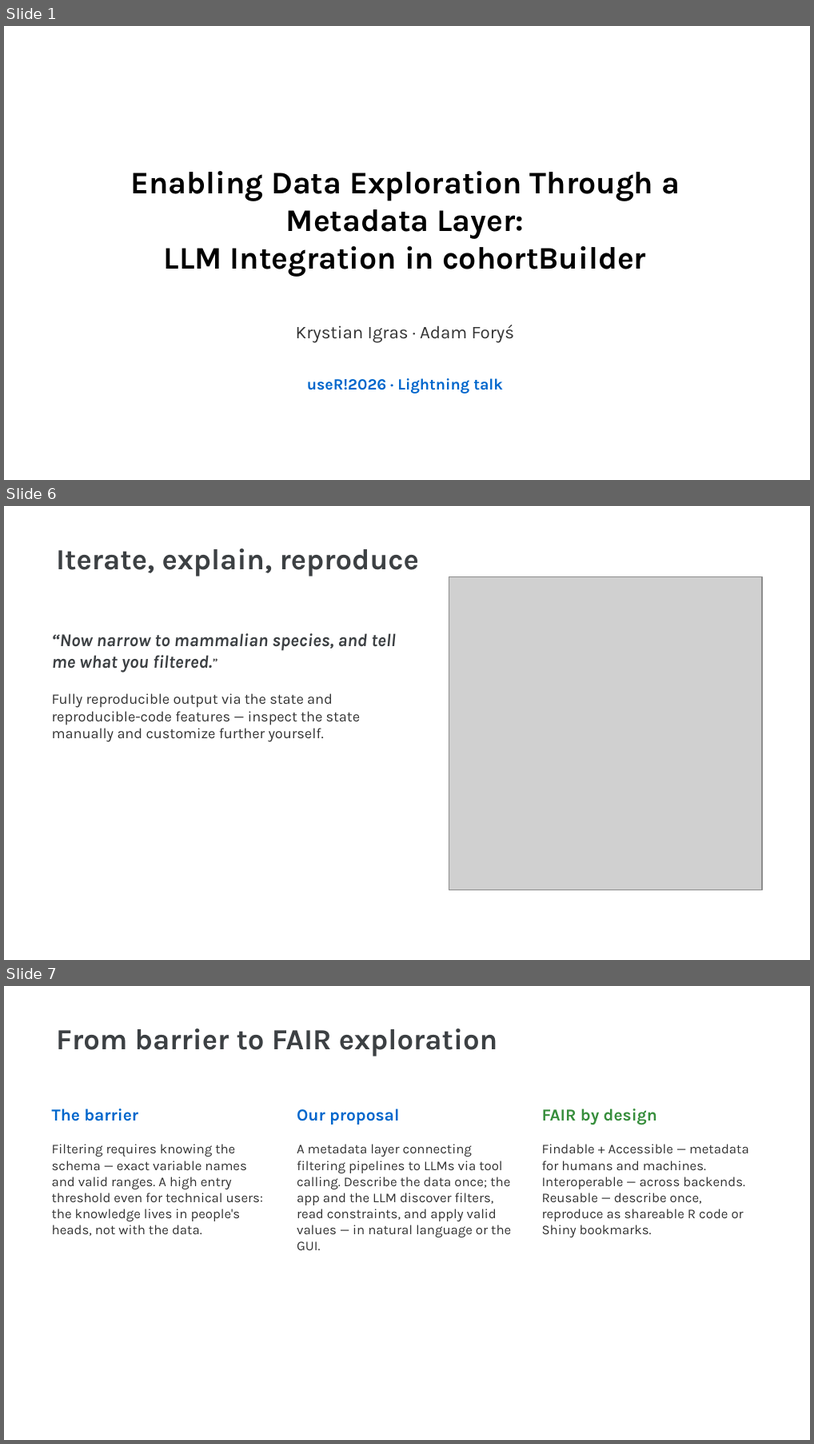
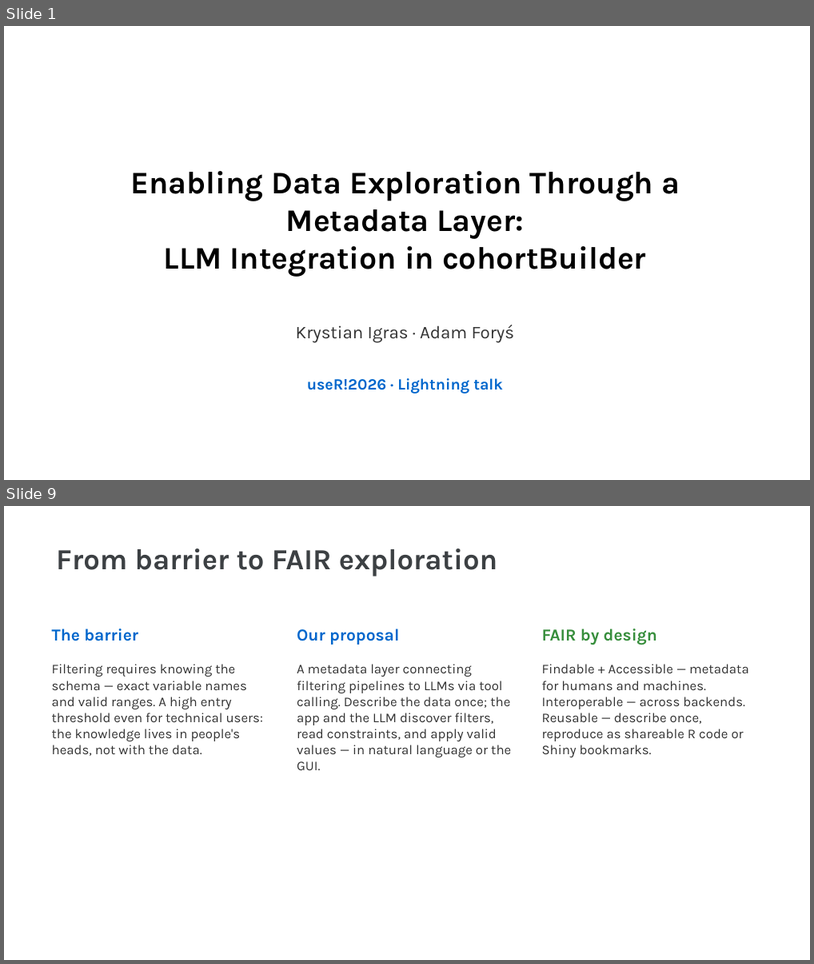
Before and after one commit to r-world-devs/shinyCohortBuilder, a slide deck: tutorials/User!2026.pptx. Shown one above the other, each under a label of ours: slides 1, 6 and 7 before the commit, slides 1 and 9 after it; the slides between them are not shown. The pictures are 814x1444 and 814x964 pixels, drawn with LibreOffice and Linux fonts; fonts in the diff are those of the drawing; grey boxes stand for pictures. Boxes give left, top, right and bottom in pixels: in the first picture for what was removed or moved away, otherwise in the second. Text is boxed around its words. In the diff, an @@ line names an element or a change of style, - is before the commit and + after.

Commit message:
Make repro code configurable through options.

```diff
--- a/tutorials/User!2026.pptx
+++ b/tutorials/User!2026.pptx
@@ slide 6 removed at <box>4,506,810,960</box>, background #FFFFFF @@
@@ text removed at <box>56,548,419,576</box> @@
-Iterate, explain, reproduce
@@ picture removed at <box>449,576,762,889</box> @@
@@ text removed at <box>52,633,396,742</box> @@
-“Now narrow to mammalian species, and tell me what you filtered.”
-Fully reproducible output via the state and reproducible-code features — inspect the state manually and customize further yourself.
@@ what was slide 7 is now slide 9 @@
```
Also in this commit, not shown: 4 slides changed, 3 slides added, 3 other files.
